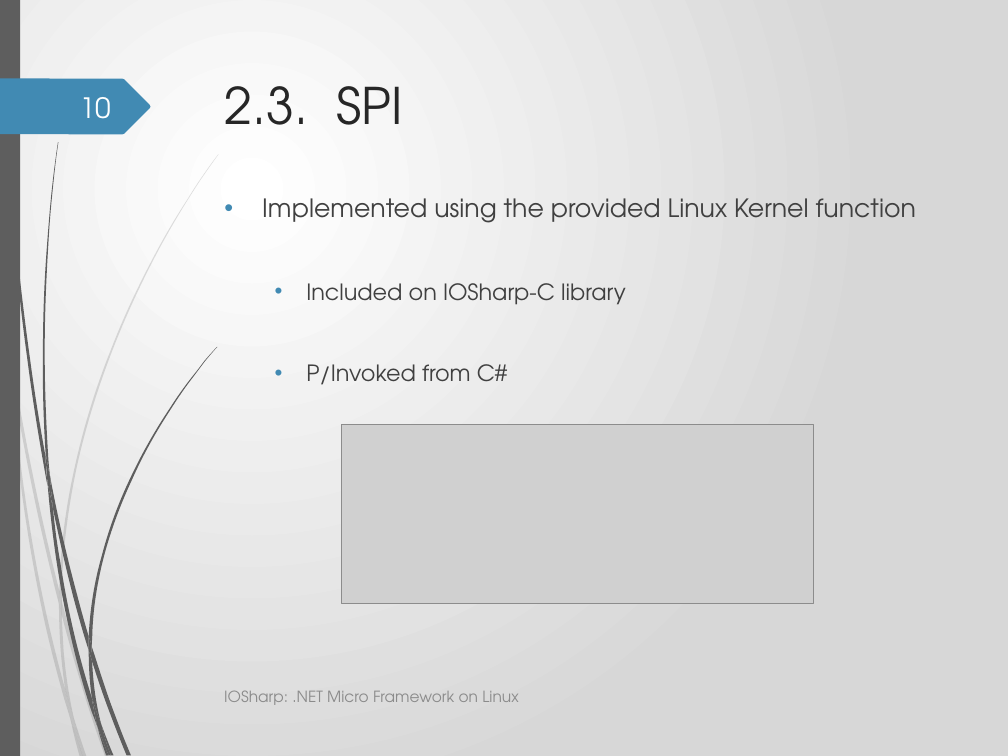
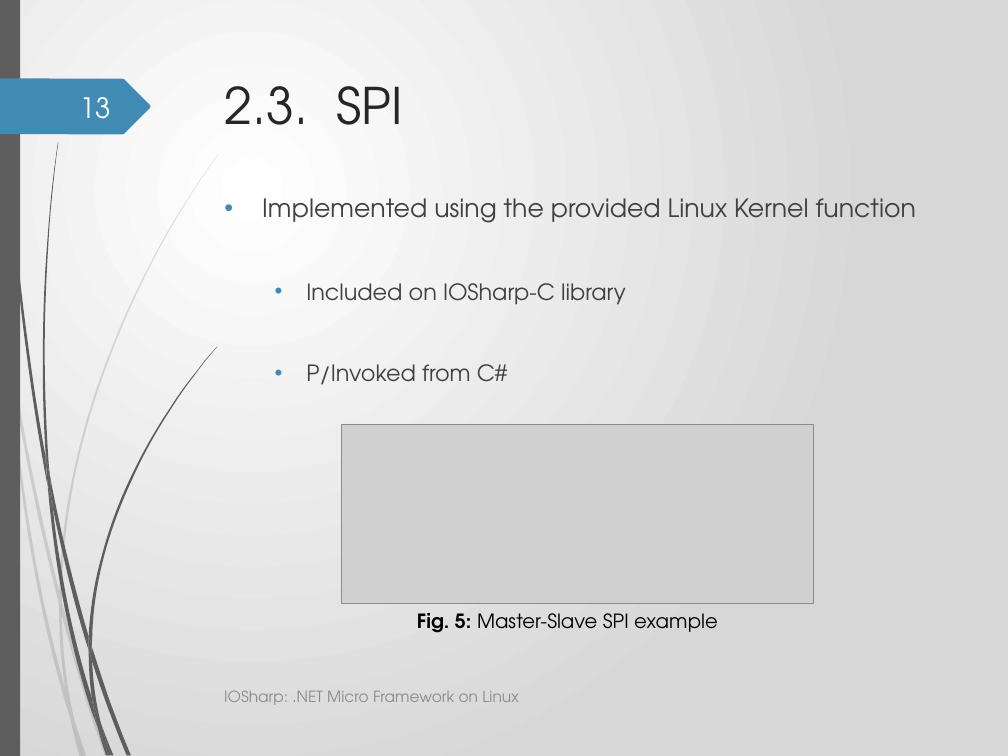
Before and after one commit to GerardSoleCa/BachelorThesisMisc, a slide deck: slide 13 of ThesisDoc/IOSharp2.pptx (slide 10 before the commit). Drawn at 1008x756 pixels with LibreOffice and Linux fonts; fonts in the diff are those of the drawing; grey boxes stand for pictures; background and template pictures are left out. Boxes give left, top, right and bottom in pixels: in the first picture for what was removed or moved away, otherwise in the second. Text is boxed around its words. In the diff, an @@ line names an element or a change of style, - is before the commit and + after.

```diff
--- a/ThesisDoc/IOSharp2.pptx
+++ b/ThesisDoc/IOSharp2.pptx
@@ page number at [80,97,111,119]: text changed @@
-10
+13
@@ text added at [417,613,718,633], 14 pt, text #000000 @@
+Fig. 5: Master-Slave SPI example
```
Also in this commit, not shown: 19 other slides changed, 4 slides added, 1 slide removed, 7 other files.
